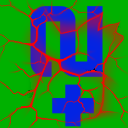
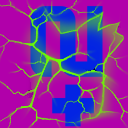
Layer changes from the first w=128, h=128 image to the second:
painted on "crack_6.png" over bbox(0, 0, 128, 128)
painted on "Background copy" over bbox(0, 0, 128, 128)